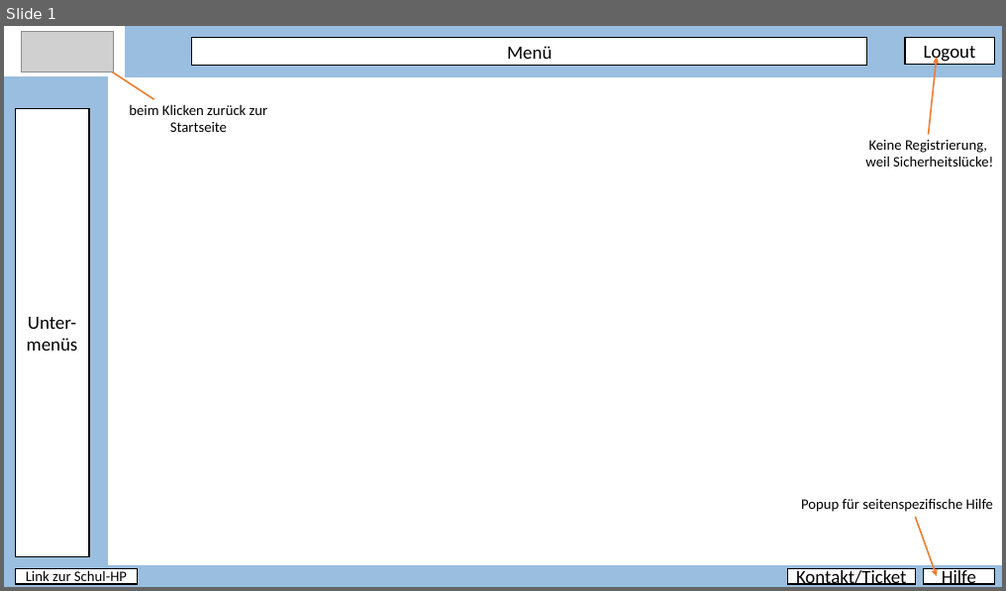
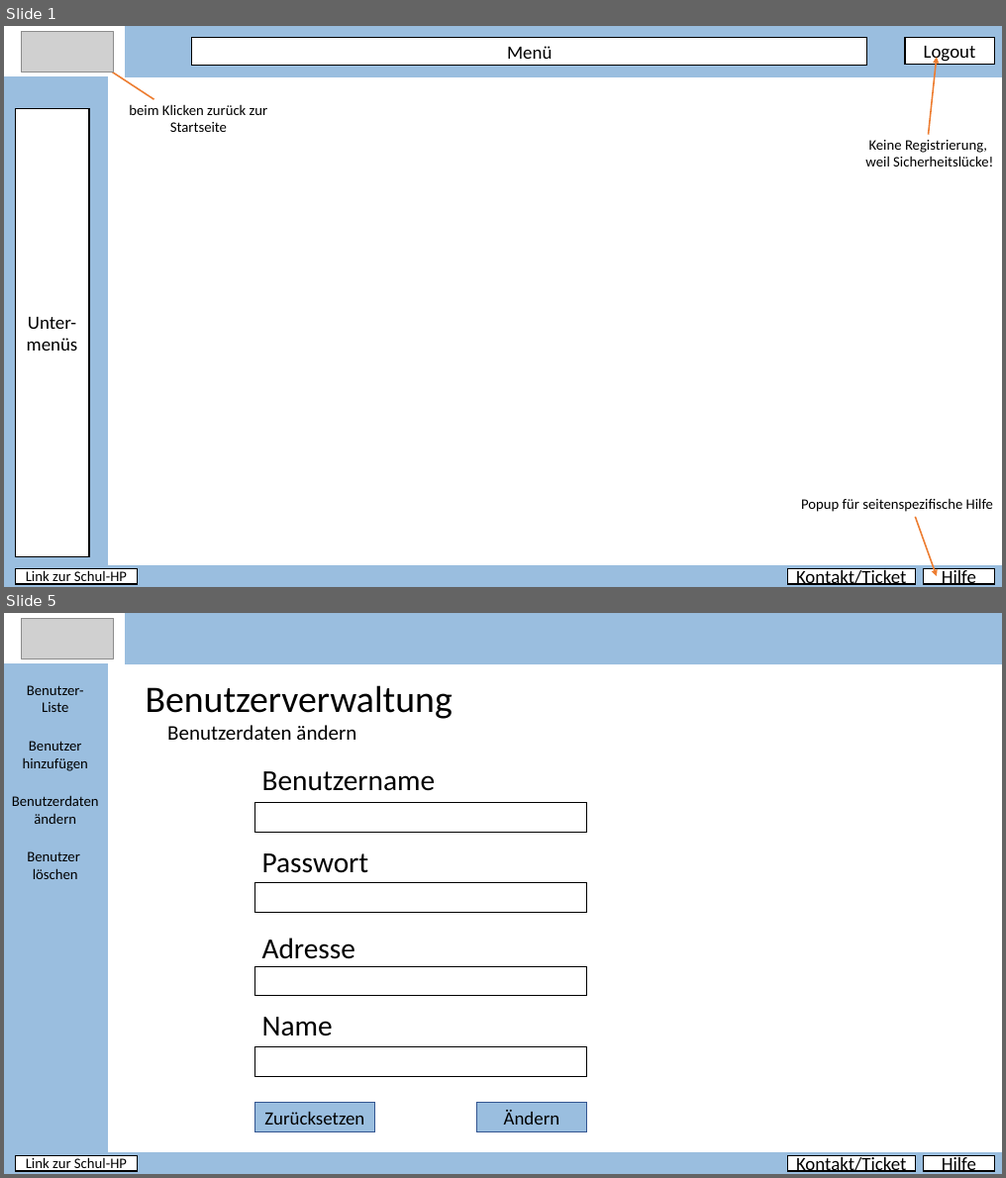
Before and after one commit to PapAnte/g2schoolproject, a slide deck: Layout.pptx. Shown one above the other, each under a label of ours: slide 1 before the commit, slides 1 and 5 after it; the slides between them are not shown. The pictures are 1006x591 and 1006x1178 pixels, drawn with LibreOffice and Linux fonts; fonts in the diff are those of the drawing; grey boxes stand for pictures. Boxes give left, top, right and bottom in pixels: in the first picture for what was removed or moved away, otherwise in the second. Text is boxed around its words. In the diff, an @@ line names an element or a change of style, - is before the commit and + after.

```diff
--- a/Layout.pptx
+++ b/Layout.pptx
@@ slide 5 added at <box>4,613,1002,1174</box>, background #FFFFFF @@
@@ picture added at <box>21,618,114,659</box> @@
@@ rectangle added at <box>126,613,1002,663</box>, fill #9ABEDF, outline #9ABEDF 1 pt @@
@@ rectangle added at <box>4,663,107,1153</box>, fill #9ABEDF, outline #9ABEDF 1 pt @@
@@ text added at <box>27,685,84,712</box>, 14 pt, text #000000 @@
+Benutzer-
+Liste
@@ text added at <box>146,685,452,719</box>, 36 pt, text #000000 @@
+Benutzerverwaltung
@@ text added at <box>167,725,356,740</box>, 20 pt, text #000000 @@
+Benutzerdaten ändern
@@ text added at <box>23,741,88,771</box>, 14 pt, text #000000 @@
+Benutzer hinzufügen
@@ text added at <box>262,771,436,791</box>, 28 pt, text #000000 @@
+Benutzername
@@ text added at <box>12,795,99,824</box>, 14 pt, text #000000 @@
+Benutzerdaten ändern
@@ rectangle added at <box>254,802,586,832</box>, fill #FFFFFF, outline #000000 1 pt @@
@@ text added at <box>27,852,80,879</box>, 14 pt, text #000000 @@
+Benutzer
+löschen
@@ text added at <box>262,854,369,873</box>, 28 pt, text #000000 @@
+Passwort
@@ rectangle added at <box>254,883,586,912</box>, fill #FFFFFF, outline #000000 1 pt @@
@@ text added at <box>262,938,355,959</box>, 28 pt, text #000000 @@
+Adresse
@@ rectangle added at <box>254,967,586,996</box>, fill #FFFFFF, outline #000000 1 pt @@
@@ text added at <box>262,1017,333,1037</box>, 28 pt, text #000000 @@
+Name
@@ rectangle added at <box>254,1048,586,1076</box>, fill #FFFFFF, outline #000000 1 pt @@
@@ rectangle added at <box>254,1103,375,1134</box>, fill #9ABEDF, outline #325491 1 pt, 18 pt, text #000000 @@
+Zurücksetzen
@@ rectangle added at <box>477,1103,586,1134</box>, fill #9ABEDF, outline #325491 1 pt, 18 pt, text #000000 @@
+Ändern
@@ rectangle added at <box>4,1153,1002,1174</box>, fill #9ABEDF, outline #9ABEDF 1 pt @@
@@ rectangle added at <box>15,1156,138,1171</box>, fill #FFFFFF, outline #000000 1 pt, 14 pt, text #000000 @@
+Link zur Schul-HP
@@ rectangle added at <box>788,1156,916,1171</box>, fill #FFFFFF, outline #000000 1 pt, 18 pt, text #000000 @@
+Kontakt/Ticket
@@ rectangle added at <box>924,1156,994,1171</box>, fill #FFFFFF, outline #000000 1 pt, 18 pt, text #000000 @@
+Hilfe
```
Also in this commit, not shown: 1 slide changed, 6 other slides added.
